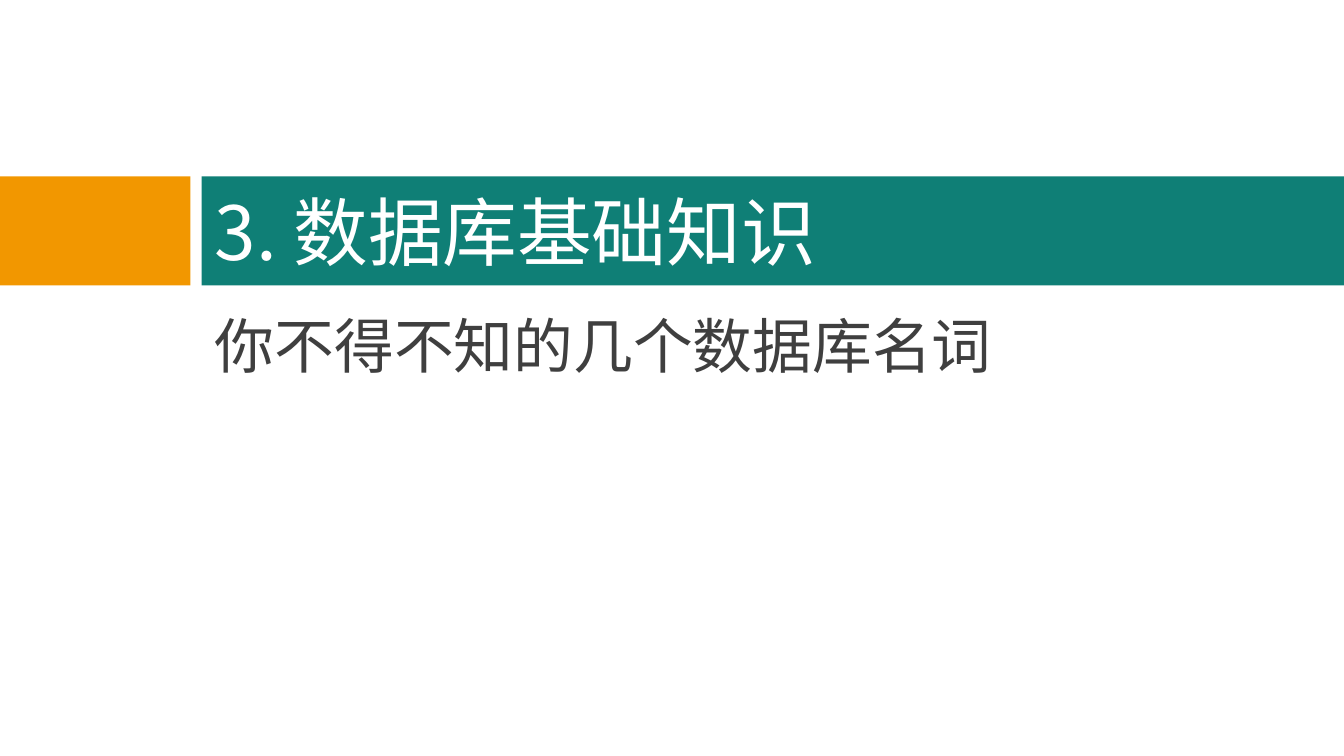
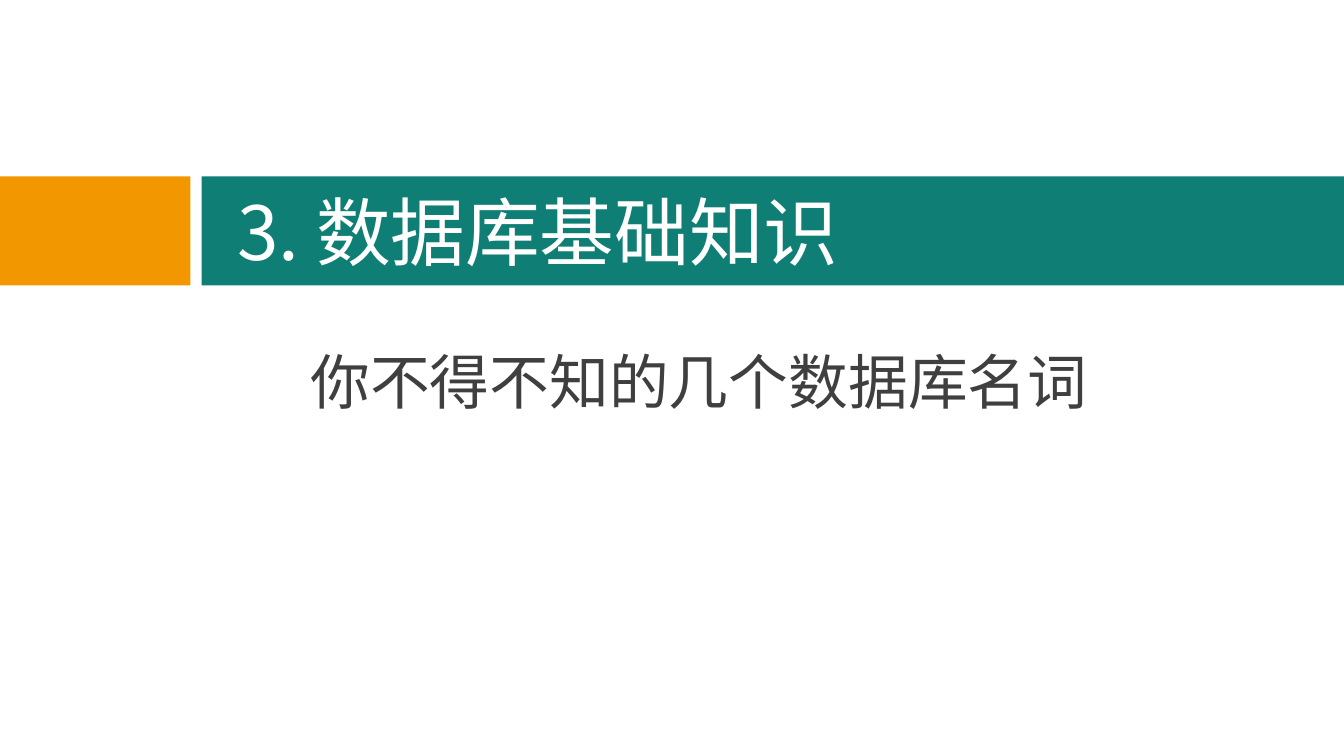
Before and after one commit to hbsiteam/Teaching2013, a slide deck: slide 15 of 3G/MySQL数据库/MySQL_PPT_1.0.0/MySQL-chapter-1-v1.0.0.ppt (slide 14 before the commit). Drawn at 1344x756 pixels with LibreOffice and Linux fonts; fonts in the diff are those of the drawing. Boxes give left, top, right and bottom in pixels: in the first picture for what was removed or moved away, otherwise in the second. Text is boxed around its words. In the diff, an @@ line names an element or a change of style, - is before the commit and + after.

```diff
--- a/3G/MySQL数据库/MySQL_PPT_1.0.0/MySQL-chapter-1-v1.0.0.ppt
+++ b/3G/MySQL数据库/MySQL_PPT_1.0.0/MySQL-chapter-1-v1.0.0.ppt
@@ title "3. 数据库基础知识": place and size @@
-title "3. 数据库基础知识" at bbox=[215, 197, 816, 266]
+title "3. 数据库基础知识" at bbox=[237, 197, 838, 266]
@@ text "你不得不知的几个数据库名词": place and size @@
-text "你不得不知的几个数据库名词" at bbox=[215, 317, 992, 373]
+text "你不得不知的几个数据库名词" at bbox=[310, 353, 1087, 409]
@@ text "你不得不知的几个数据库名词" at bbox=[310, 353, 1087, 409]: line spacing 1 to 1.5 @@
```
Also in this commit, not shown: 15 other slides changed, 1 slide added, 4 other files.
